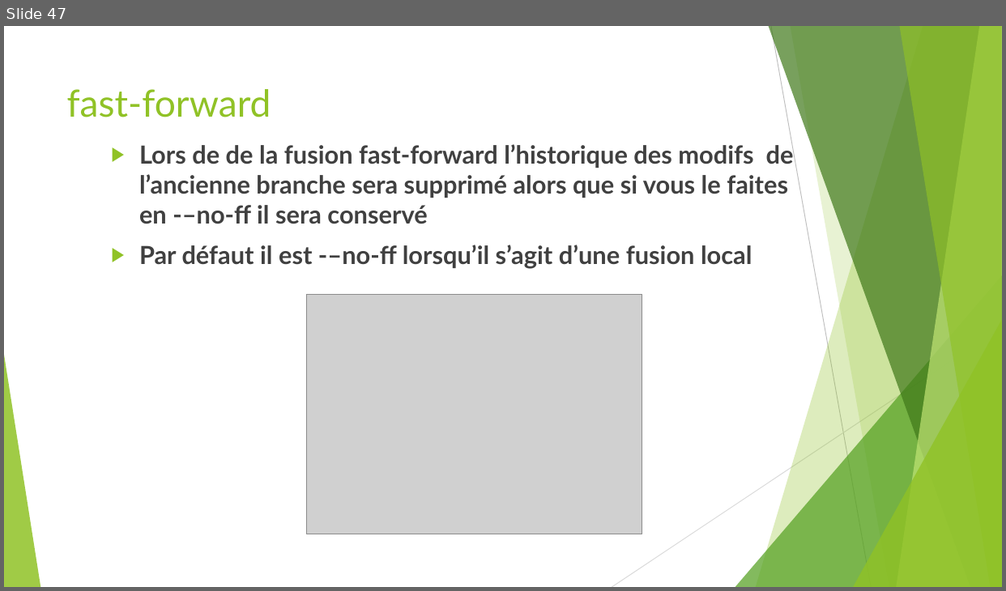
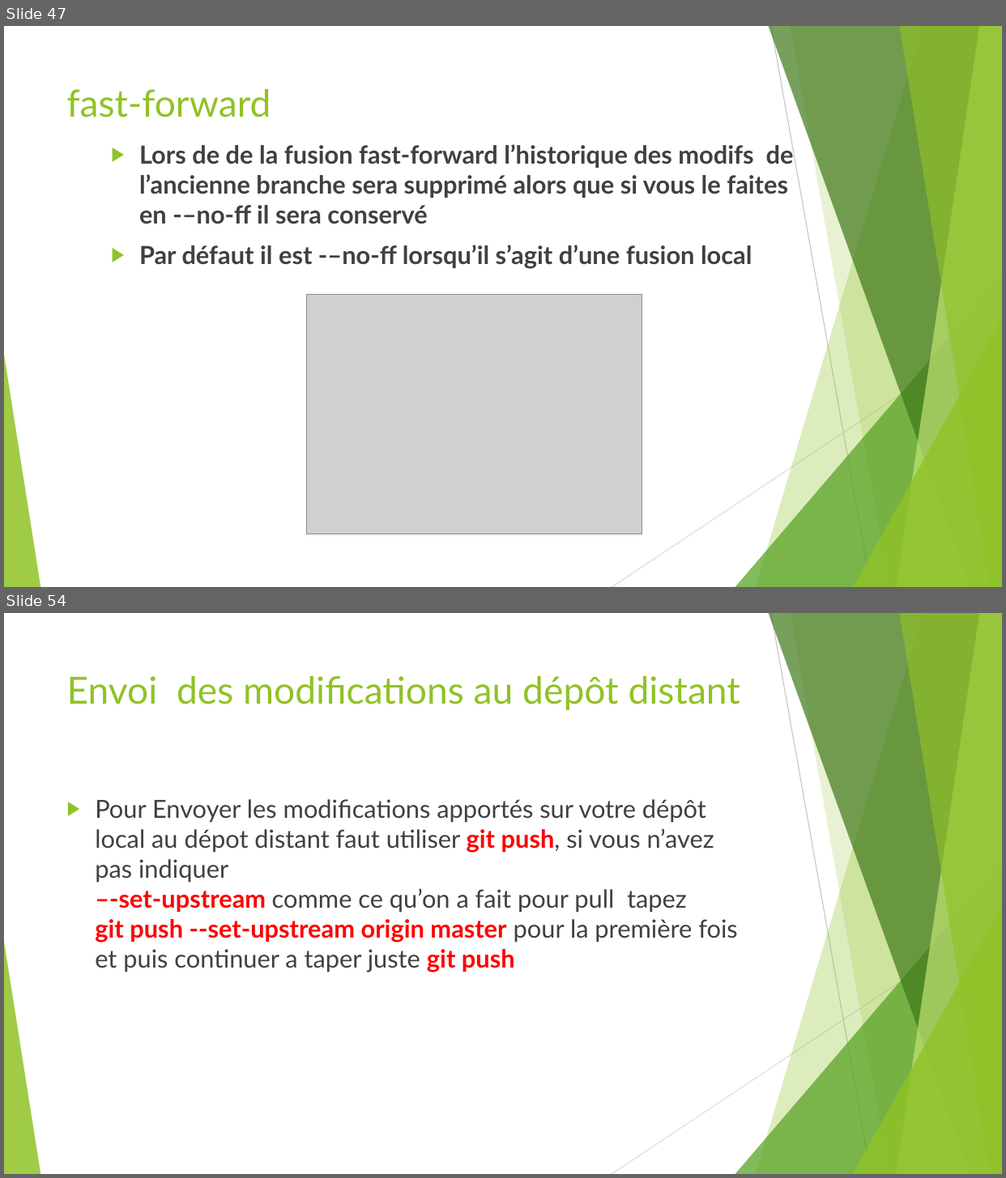
Before and after one commit to ousrah/DEV203, a slide deck: git/Formation Git.pptx. Shown one above the other, each under a label of ours: slide 47 before the commit, slides 47 and 54 after it; the slides between them are not shown. The pictures are 1006x591 and 1006x1178 pixels, drawn with LibreOffice and Linux fonts; fonts in the diff are those of the drawing; grey boxes stand for pictures. Boxes give left, top, right and bottom in pixels: in the first picture for what was removed or moved away, otherwise in the second. Text is boxed around its words. In the diff, an @@ line names an element or a change of style, - is before the commit and + after.

```diff
--- a/git/Formation Git.pptx
+++ b/git/Formation Git.pptx
@@ slide 54 added at (4, 613, 1002, 1174), background #FFFFFF; not listed: 10 template elements that a slide beside it also shows @@
@@ title added at (67, 676, 740, 710), 36 pt, text #90C226 @@
+Envoi des modifications au dépôt distant
@@ text added at (95, 799, 737, 973), 24 pt, text #404040 @@
+▶ Pour Envoyer les modifications apportés sur votre dépôt local au dépot distant faut utiliser git push, si vous n’avez pas indiquer
+  –-set-upstream comme ce qu’on a fait pour pull tapez
+  git push --set-upstream origin master pour la première fois et puis continuer a taper juste git push
```
Also in this commit, not shown: 3 slides changed, 20 other slides added, 1 slide removed.
